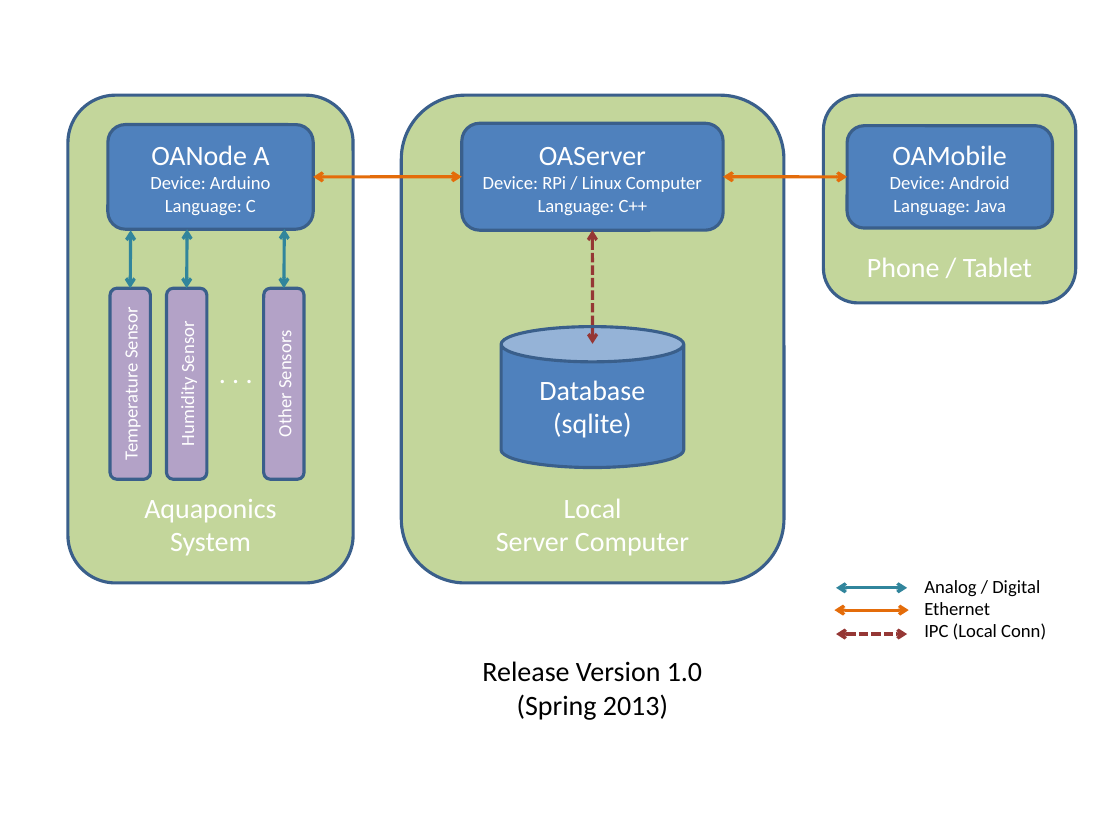
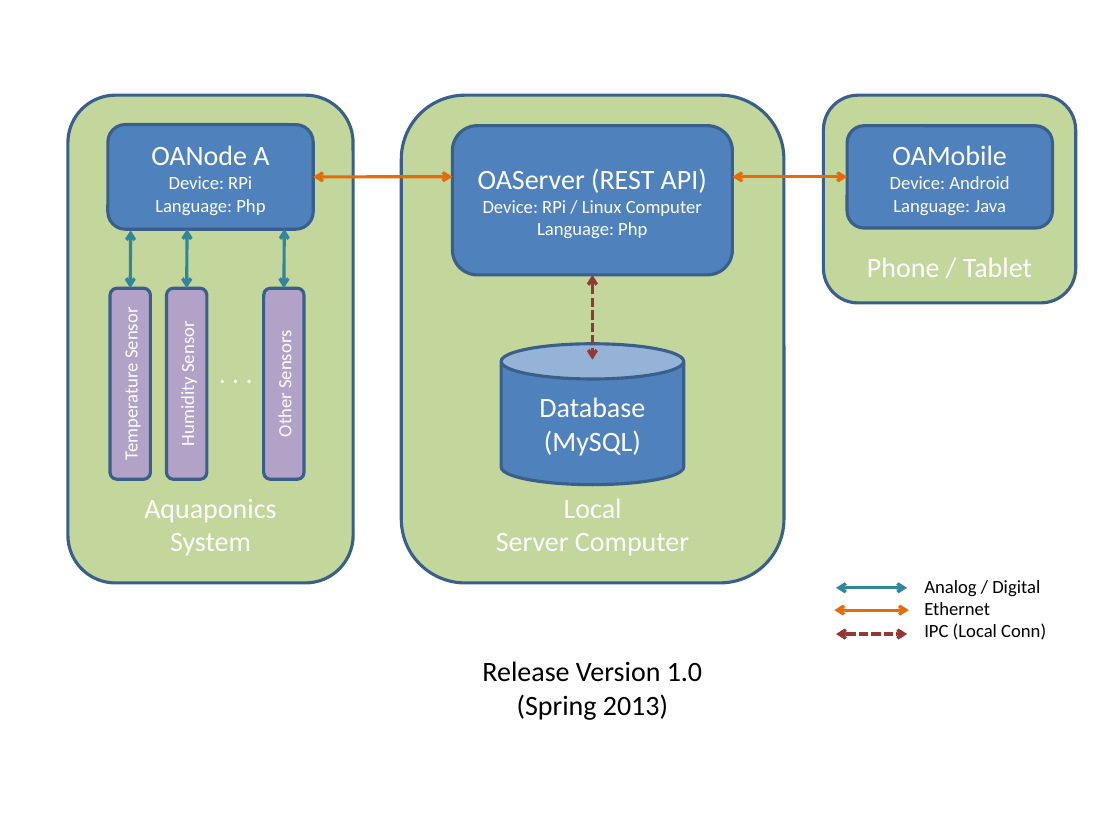
Before and after one commit to OpenAquaponics/OADocuments, a slide deck: slide 2 of Software_Release_Schedule.pptx. Drawn at 1120x840 pixels with LibreOffice and Linux fonts; fonts in the diff are those of the drawing. Boxes give left, top, right and bottom in pixels: in the first picture for what was removed or moved away, otherwise in the second. Text is boxed around its words. In the diff, an @@ line names an element or a change of style, - is before the commit and + after.

Commit message:
Updating the documentation and loading the initial cut of the instruction for installing OAServer and OANode on the RPi

```diff
--- a/Software_Release_Schedule.pptx
+++ b/Software_Release_Schedule.pptx
@@ rounded rectangle "OAServer (REST API)" resized from (x1=461, y1=123, x2=722, y2=230) to (x1=452, y1=125, x2=732, y2=274) @@
@@ text in rounded rectangle at (x1=155, y1=176, x2=265, y2=215): text changed @@
-Device: Arduino
-Language: C
+Device: RPi
+Language: Php
@@ double arrow moved from (314, 177) - (461, 177) to (314, 177) - (452, 177) @@
@@ text in rounded rectangle at (x1=478, y1=169, x2=707, y2=193): text changed @@
-OAServer
+OAServer (REST API)
@@ double arrow moved from (724, 177) - (847, 177) to (732, 177) - (847, 177) @@
@@ text in rounded rectangle at (x1=537, y1=222, x2=647, y2=238): text changed @@
-Language: C++
+Language: Php
@@ double arrow moved from (592, 231) - (592, 344) to (592, 274) - (592, 360) @@
@@ cylinder "Database" moved from (x1=501, y1=327, x2=683, y2=468) to (x1=501, y1=344, x2=683, y2=485) @@
@@ text in cylinder at (x1=544, y1=430, x2=641, y2=456): text changed @@
-(sqlite)
+(MySQL)
```
Also in this commit, not shown: 2 other slides changed, 6 other files.
